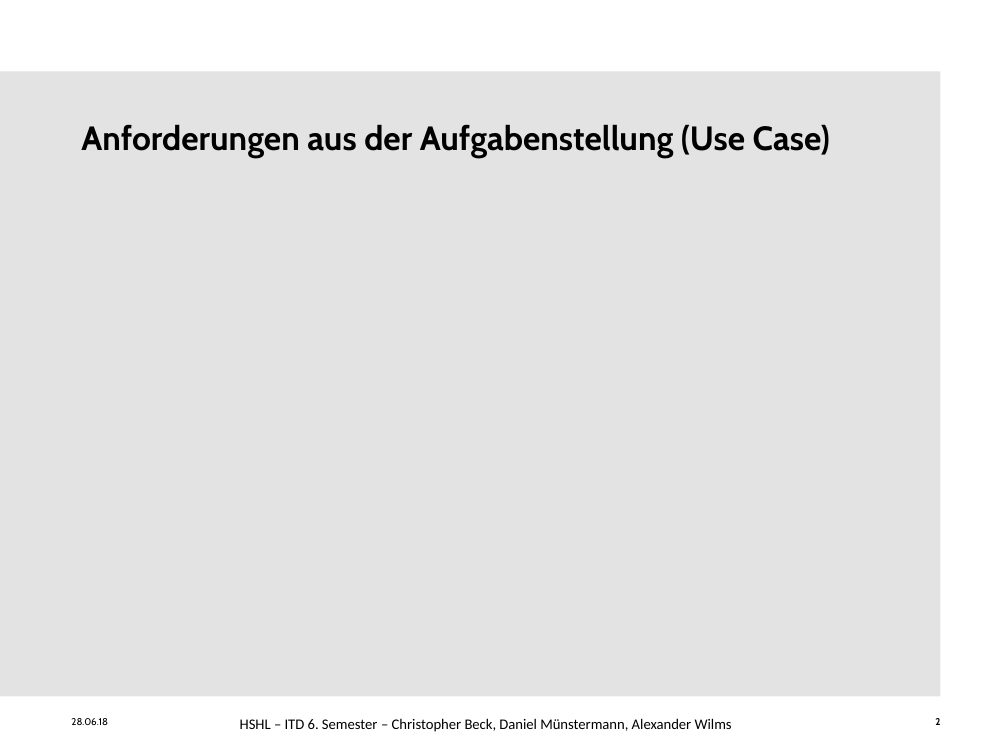
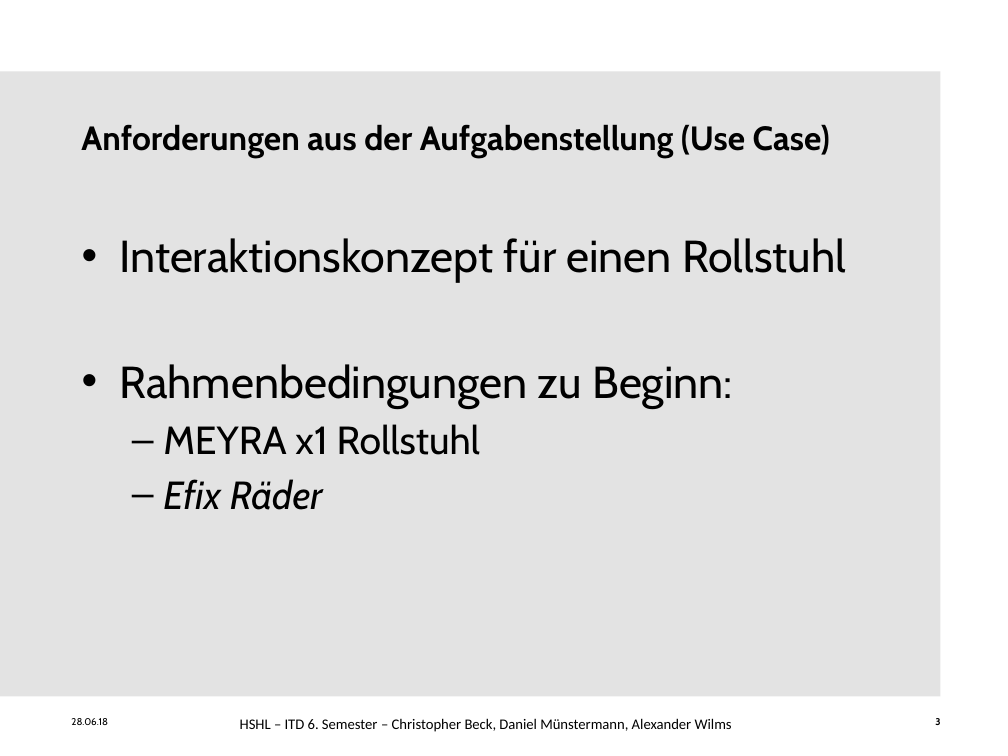
Before and after one commit to ChristineAgethen/Interaktionskonzept_Rollstuhl, a slide deck: slide 3 of Interaktionskonzept.pptx (slide 2 before the commit). Drawn at 1008x756 pixels with LibreOffice and Linux fonts; fonts in the diff are those of the drawing; background and template pictures are left out. Boxes give left, top, right and bottom in pixels: in the first picture for what was removed or moved away, otherwise in the second. Text is boxed around its words. In the diff, an @@ line names an element or a change of style, - is before the commit and + after.

```diff
--- a/Interaktionskonzept.pptx
+++ b/Interaktionskonzept.pptx
@@ text added at (x1=119, y1=238, x2=846, y2=510), 32 pt, text #000000 @@
+• Interaktionskonzept für einen Rollstuhl
+• Rahmenbedingungen zu Beginn:
+  – MEYRA x1 Rollstuhl
+  – Efix Räder
```
Also in this commit, not shown: 5 other slides changed, 3 slides added.
